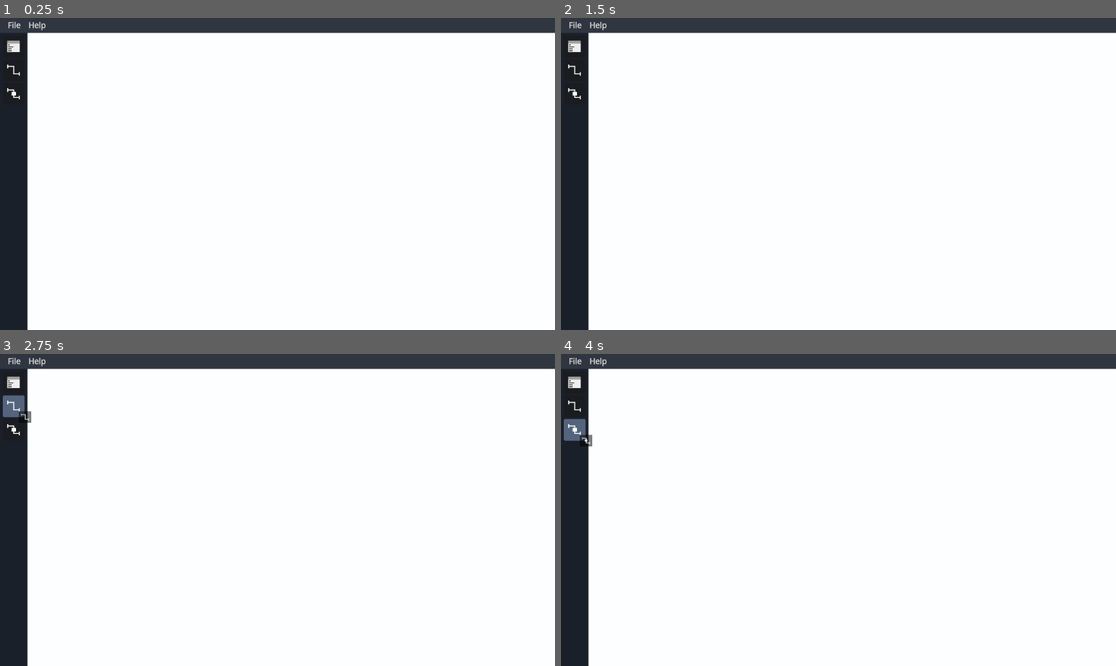
Above: before the commit, frames 1-4 (two rows, left to right).
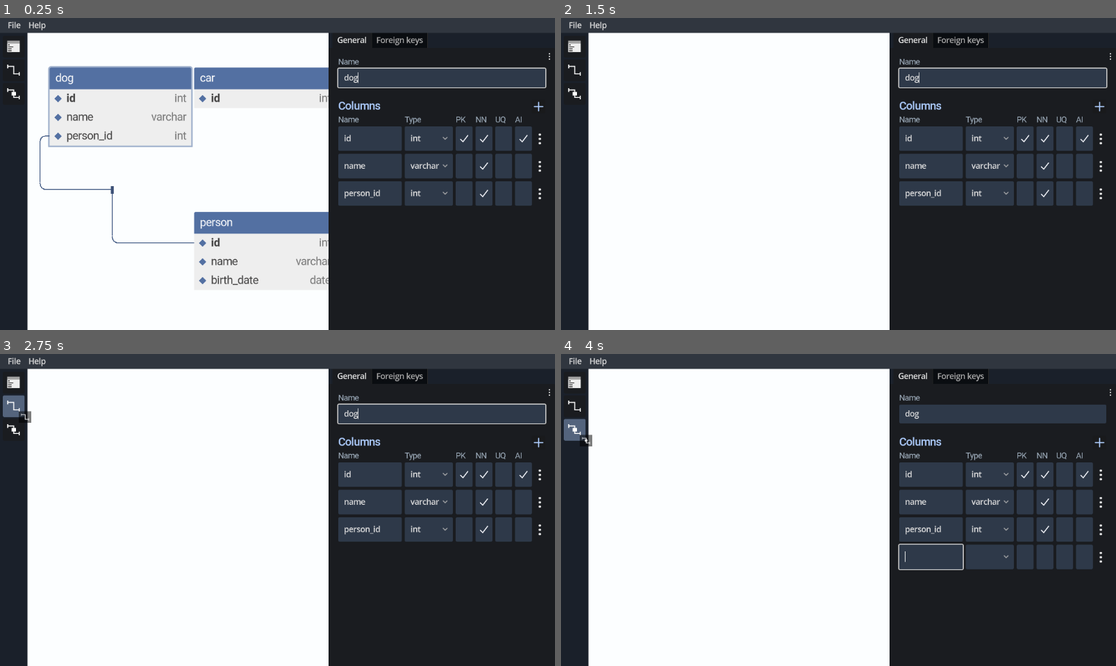
Above: after the commit, the same moments.

Repository: Eranot/schemer
Game: Godot game, scene res://scene/screen/main/main.tscn
Same seed, same stepped clock (60 frames per second), same inputs: the game is played once before the commit and once after it.
Inputs (mouse positions are in pixels of both pictures, inside the frame that each line leads up to):
- Up to frame 1 (0.25 s): no input
- Up to frame 2 (1.5 s): click "File" at 0.5 s; click (572, 46) at 1.25 s
- Up to frame 3 (2.75 s): click (11, 407) at 2 s
- Up to frame 4 (4 s): click (1099, 441) at 2.77 s; click (572, 428) at 3.5 s

The runs differ from the first frame. In frame 1, 46% of the frame differs, in the area x 7-100%, y 4-100%; in frame 2, 39%; in frame 3, 39%; in frame 4, 39%.

Commit message:
Changing table border color when the first relationship table is selected + small ajustments

Diff:
--- a/class/table_point.gd
+++ b/class/table_point.gd
@@ -2,8 +2,8 @@
 ## about where the relationship lines should connect to the columns
 class_name TablePoint
 
-const MIDDLE_MARGIN = 25
-const END_MARGIN = 25
+const MIDDLE_MARGIN = 10
+const END_MARGIN = 10
 
 var attribute_points: Array[Vector2]
 var middle_point: Vector2
--- a/resource/table/table.gd
+++ b/resource/table/table.gd
@@ -4,6 +4,9 @@
 signal updated
 signal deleted
 signal column_order_updated(from_index: int, to_index: int)
+
+## Emitted when the table is selected to create a relationshop
+signal selected_for_relationship
 
 @export var id: int
 @export var name: String
@@ -40,6 +43,10 @@
 
 func emit_updated():
 	updated.emit()
+
+
+func emit_selected_for_relationship():
+	selected_for_relationship.emit()
 
 
 func emit_deleted():
--- a/resource/theme/default_table_theme.tres
+++ b/resource/theme/default_table_theme.tres
@@ -1,6 +1,17 @@
-[gd_resource type="Theme" load_steps=6 format=3 uid="uid://b56fyl0iqk8yr"]
+[gd_resource type="Theme" load_steps=7 format=3 uid="uid://b56fyl0iqk8yr"]
 
 [ext_resource type="FontFile" uid="uid://b4gvgpxtfkka5" path="res://resource/font/Roboto-Regular.ttf" id="1_3plyh"]
+
+[sub_resource type="StyleBoxFlat" id="StyleBoxFlat_uigk7"]
+bg_color = Color(0, 0, 0, 0)
+draw_center = false
+border_width_left = 3
+border_width_top = 3
+border_width_right = 3
+border_width_bottom = 3
+border_color = Color(0.32549, 0.639216, 0.333333, 0.537255)
+corner_radius_top_left = 5
+corner_radius_top_right = 5
 
 [sub_resource type="StyleBoxFlat" id="StyleBoxFlat_lyuoh"]
 bg_color = Color(0, 0, 0, 0)
@@ -31,6 +42,8 @@
 
 [resource]
 Label/fonts/font = ExtResource("1_3plyh")
+SelectedForRelationshipTableContainer/base_type = &"PanelContainer"
+SelectedForRelationshipTableContainer/styles/panel = SubResource("StyleBoxFlat_uigk7")
 SelectedTableContainer/base_type = &"PanelContainer"
 SelectedTableContainer/styles/panel = SubResource("StyleBoxFlat_lyuoh")
 TableColumnMargin/base_type = &"MarginContainer"
--- a/scene/gui/foreign_key_line_gui/foreign_key_line_gui.gd
+++ b/scene/gui/foreign_key_line_gui/foreign_key_line_gui.gd
@@ -121,7 +121,7 @@
 		var center_source = source_attribute.global_position + source_attribute.size
 		var center_destiny = destiny_attribute.global_position
 
-		if center_source.x < center_destiny.x - 50*2:
+		if center_source.x < center_destiny.x - (TablePoint.MIDDLE_MARGIN + TablePoint.END_MARGIN) *2:
 			side = Enums.SIDE.RIGHT
 			var attribute_point = Vector2(
 				source_attribute.global_position.x + source_attribute.size.x,
--- a/scene/object/table/table.gd
+++ b/scene/object/table/table.gd
@@ -23,6 +23,7 @@
 	table.updated.connect(on_table_updated)
 	table.deleted.connect(on_table_deleted)
 	table.column_order_updated.connect(func(_a, _b): self.on_table_updated())
+	table.selected_for_relationship.connect(on_selected_for_relationship)
 
 	draggable.dragged.connect(on_table_dragged)
 	self.resized.connect(on_table_resized)
@@ -38,6 +39,12 @@
 	GlobalEvents.unselect_table.connect(func():
 		self.theme_type_variation = "TableContainer"
 	)
+
+	GlobalEvents.select_tool.connect(func(tool: Enums.TOOL):
+		if tool == Enums.TOOL.NONE:
+			self.theme_type_variation = "TableContainer"
+	)
+
 
 
 func on_gui_input(event):
@@ -81,6 +88,10 @@
 	GlobalEvents.emit_table_gui_changed()
 
 
+func on_selected_for_relationship():
+	self.theme_type_variation = "SelectedForRelationshipTableContainer"
+
+
 func on_table_resized():
 	table.size = self.size
 	GlobalEvents.emit_table_gui_changed()
--- a/scene/screen/main/main.gd
+++ b/scene/screen/main/main.gd
@@ -11,9 +11,9 @@
 	ProjectController.clean_project.connect(on_clean_project)
 
 	var test_tables = [
-		#load("res://resource/test_resources/table_car.tres"),
-		#load("res://resource/test_resources/table_person.tres"),
-		#load("res://resource/test_resources/table_dog.tres"),
+		load("res://resource/test_resources/table_car.tres"),
+		load("res://resource/test_resources/table_person.tres"),
+		load("res://resource/test_resources/table_dog.tres"),
 	]
 
 	for t in test_tables:
--- a/scene/screen/main/many_to_many_tool_controller.gd
+++ b/scene/screen/main/many_to_many_tool_controller.gd
@@ -18,6 +18,7 @@
 			first_selected_table = null
 		else:
 			first_selected_table = table
+			table.emit_selected_for_relationship()
 
 
 func create_many_to_many_relationship(table1: Table, table2: Table):
--- a/scene/screen/main/one_to_many_tool_controller.gd
+++ b/scene/screen/main/one_to_many_tool_controller.gd
@@ -16,6 +16,7 @@
 			first_selected_table = null
 		else:
 			first_selected_table = table
+			table.emit_selected_for_relationship()
 
 
 func create_one_to_many_relationship(table1: Table, table2: Table):
